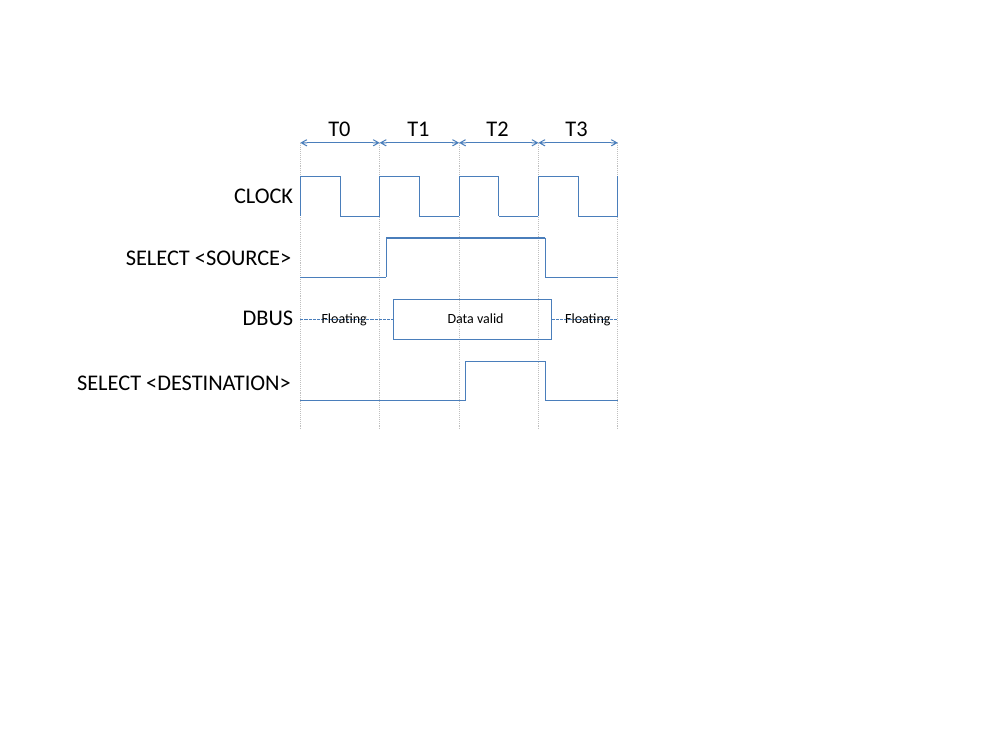
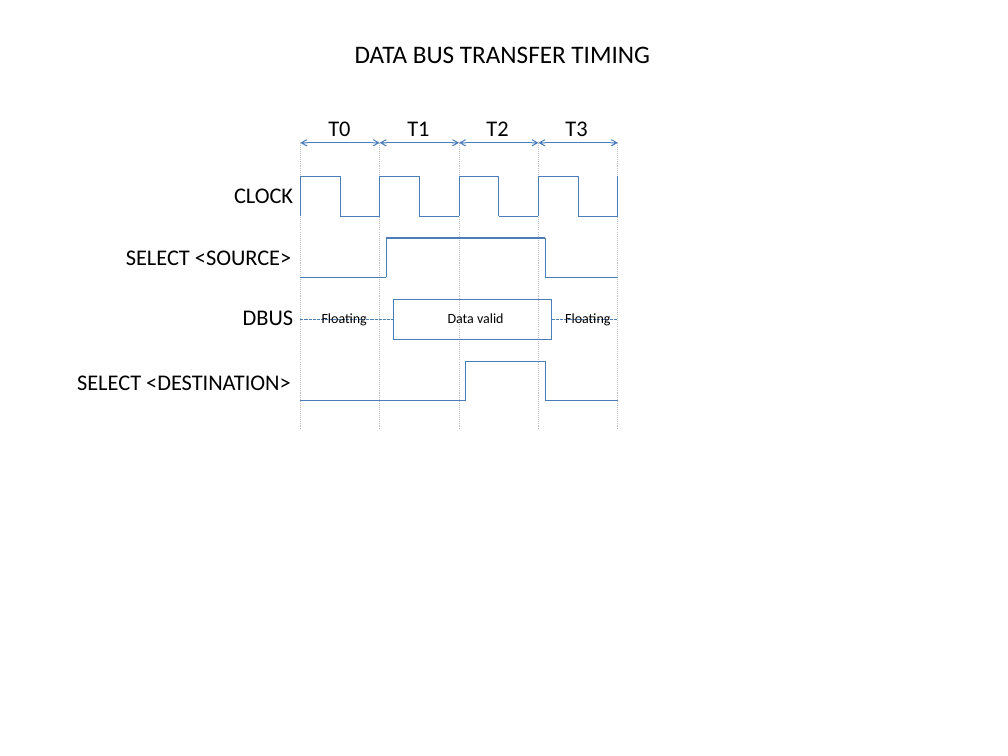
Before and after one commit to EarthGMS/Matsuzaka-I-Document, a slide deck: slide 3 of CPU Design/L1IsDrawings.pptx. Drawn at 1008x756 pixels with LibreOffice and Linux fonts; fonts in the diff are those of the drawing. Boxes give left, top, right and bottom in pixels: in the first picture for what was removed or moved away, otherwise in the second. Text is boxed around its words. In the diff, an @@ line names an element or a change of style, - is before the commit and + after.

```diff
--- a/CPU Design/L1IsDrawings.pptx
+++ b/CPU Design/L1IsDrawings.pptx
@@ text added at [355,46,650,64], 18 pt, text #000000 @@
+DATA BUS TRANSFER TIMING
```
Also in this commit, not shown: 1 other slide changed, 2 slides added.
